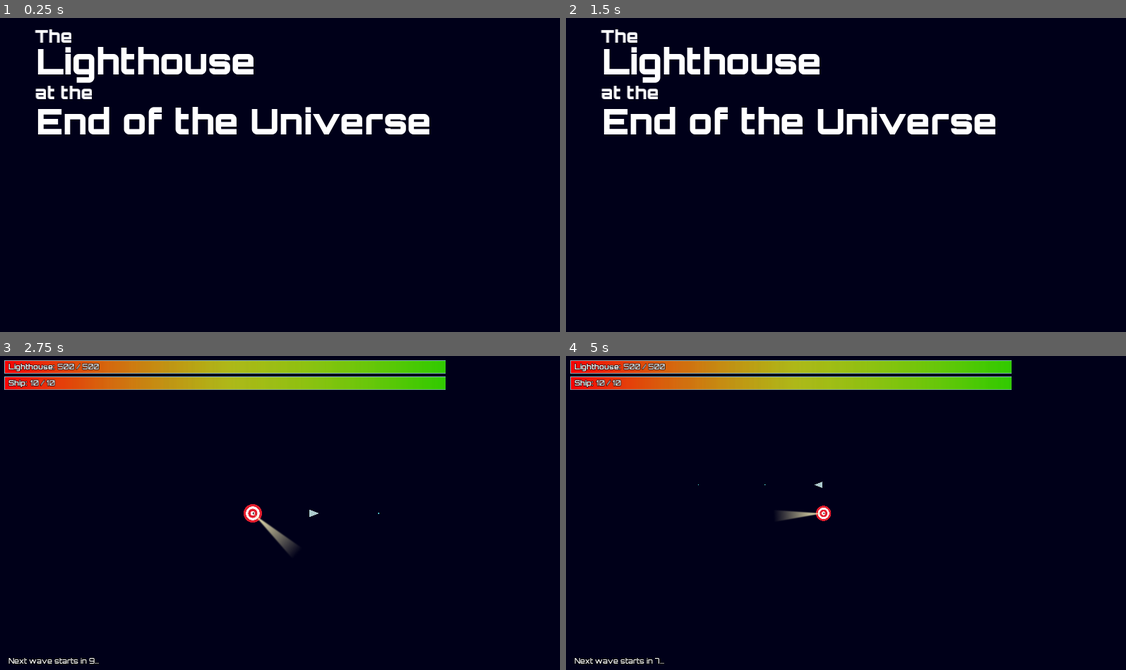
Above: before the commit, frames 1-4 (two rows, left to right).
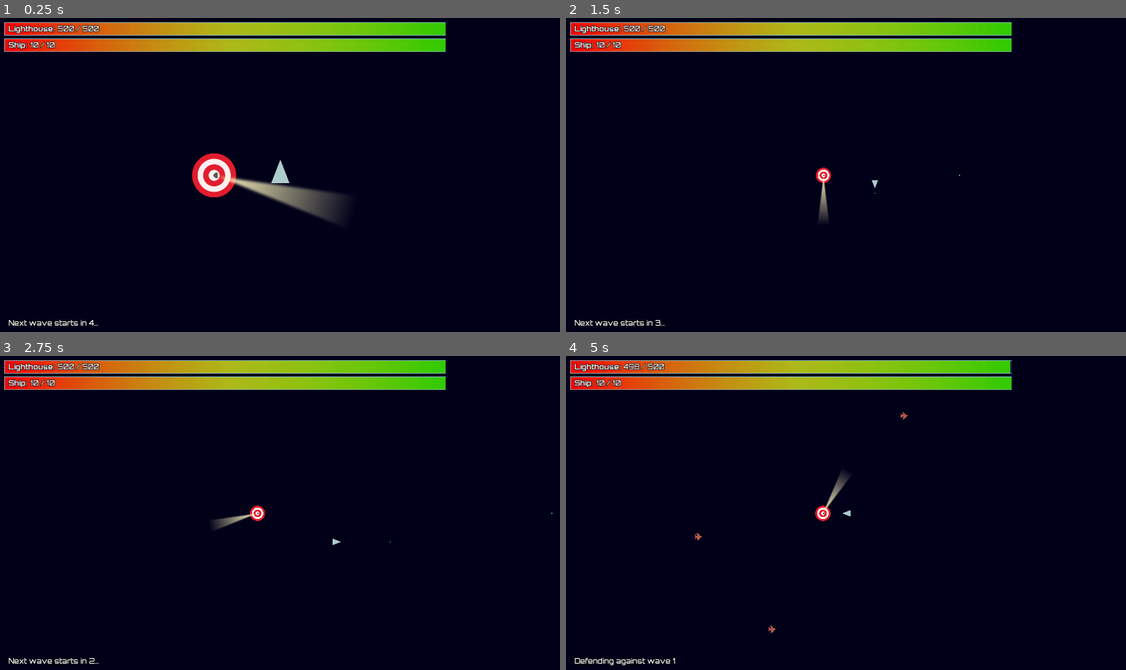
Above: after the commit, the same moments.

Repository: lmbarros/LD46-TheLighthouseAtTheEndOfTheUniverse
Game: Godot game, scene res://screens/PlayfieldScreen.tscn
The game is run twice, just before and just after one commit, with the same random seed, the same clock (stepped at 60 frames per second) and the same inputs. Before the commit the project starts from res://screens/TitleScreen.tscn.
Inputs:
- Up to frame 1 (0.25 s): no input
- Up to frame 2 (1.5 s): tap Enter at 0.5 s; hold Right (moveRight) 0.53-1.28 s; tap Ctrl (fire) at 0.6, 1.35 s; hold Down (moveDown) from 1.28 s (still down)
- Up to frame 3 (2.75 s): release Down (moveDown) at 2.03 s; hold Right (moveRight) from 2.03 s (still down); tap Ctrl (fire) at 2.1 s
- Up to frame 4 (5 s): release Right (moveRight) at 2.78 s; hold Up (moveUp) 2.78-3.53 s; tap Ctrl (fire) at 2.85, 3.6, 4.35 s; hold Left (moveLeft) from 3.53 s (still down)

The runs differ from the first frame. In frame 1, 14% of the frame differs, in the area x 0-80%, y 1-98%; in frame 2, 12%; in frame 3, 0.5%; in frame 4, 0.7%.

Commit message:
Implemented the Kamikaze behavior

Diff:
--- a/src/characters/Kamikaze.gd
+++ b/src/characters/Kamikaze.gd
@@ -3,31 +3,128 @@
 # Time in seconds before attack
 var waitTime := 6.5
 
-enum states { WAIT, ATTACK }
+# CIRCLE is "circle around the lighthouse". WAIT is "point to the lighthouse and
+# wait a bit". ATTACK is "do a little dance and then attack"
+enum states { CIRCLE, WAIT, ATTACK }
 
-var state = states.WAIT
+var state = states.CIRCLE
 
-# Acceleration when attacking (no speed limit!)
-const ATTACK_ACCELERATION = 50
+# Number of circulations performed
+var numCircles := 0
+
+const ARRIVAL_EPSILON := 20.0
+
+# Acceleration when attacking; max attack speed
+const ATTACK_ACCELERATION := 50
+const MAX_ATTACK_SPEED := 1000
+
+var circleTargetAngle := 0.0
+var circleTargetRadius := 1000.0
+
+# Meanings: 0 = "not attacking"; 1 = "prelude"; 2 = "charging"
+var attackStage := 0
+
+
+func _ready() -> void:
+	doCircle()
+
 
 func processAI(delta: float) -> void:
 	match state:
+		states.CIRCLE:
+			processCircle(delta)
+
 		states.WAIT:
-			_processWait(delta)
+			processWait(delta)
 
 		states.ATTACK:
-			_processAttack(delta)
+			processAttack(delta)
 
 
-func _processWait(delta: float) -> void:
-	waitTime -= delta
-	if waitTime < 0.0:
-		speed = 0.0
-		state = states.ATTACK
+func doCircle() -> void:
+	state = states.CIRCLE
+	numCircles += 1
+	circleTargetRadius = RNG.uniform(400, 1000)
+	circleTargetAngle = RNG.uniform(0, 2*PI)
 
 
-func _processAttack(delta: float) -> void:
+func doAttack() -> void:
+	speed = 0
+	state = states.ATTACK
+	if !G.gs.lighthouse.isDead:
+		look_at(Vector2(0,0))
+
+
+func doWait() -> void:
+	state = states.WAIT
+	waitTime = RNG.uniform(2.0, 10.0)
+	if !G.gs.lighthouse.isDead:
+		look_at(Vector2(0,0))
+
+
+func decideWhatToDo() -> void:
+	if !G.gs.lighthouse.isDead && RNG.bernoulli(numCircles * 0.2):
+		doAttack()
+	elif RNG.flipCoin():
+		doCircle()
+	else:
+		doWait()
+
+
+# Lighhouse is always on the origin, which simplifies things a bit here.
+func processCircle(delta: float) -> void:
+	var dest := polar2cartesian(circleTargetRadius, circleTargetAngle)
+
+	if dest.distance_squared_to(position) < ARRIVAL_EPSILON:
+		decideWhatToDo()
+		return
+
+	var currPolarPos := cartesian2polar(position.x, position.y)
+	var currRadius := currPolarPos.x
+	var currAngle := currPolarPos.y
+
+	var deltaRadius := circleTargetRadius - currRadius
+	var deltaAngle := circleTargetAngle - currAngle
+
+	while deltaAngle < 0:
+		deltaAngle += 2*PI
+
+	while deltaAngle >= 2*PI:
+		deltaAngle -= 2*PI
+
+	var target := polar2cartesian(
+		currRadius + deltaRadius * delta * 5,
+		currAngle + deltaAngle * delta * 2*PI/5
+	)
+
+	var vel = (target - position).normalized() * delta * speed
+	moveAndCollide(vel)
+
+
+func processWait(delta: float) -> void:
+	waitTime -= delta
+	if waitTime <= 0.0:
+		decideWhatToDo()
+
+
+func processAttack(delta: float) -> void:
+	if attackStage == 1:
+		return
+
+	if attackStage == 0:
+		attackStage = 1
+		for i in range(7):
+			SM.playUFO1()
+			yield(get_tree().create_timer(2.0/(i+1)), "timeout")
+			if G.gs.lighthouse.isDead:
+				attackStage = 0
+				decideWhatToDo()
+				return
+		attackStage = 2
+
 	speed += ATTACK_ACCELERATION * delta
+	speed = min(speed, MAX_ATTACK_SPEED)
+
 	var lh = G.gs.lighthouse
 	var vel = (lh.global_position - global_position).normalized()
 	vel *= speed
--- a/src/characters/Lighthouse.gd
+++ b/src/characters/Lighthouse.gd
@@ -2,7 +2,7 @@
 
 var maxHealth := 500.0
 var health := maxHealth
-
+var isDead := false
 
 # Suffers damage, maybe dies.
 func sufferDamage(damage: float) -> void:
@@ -14,6 +14,7 @@
 
 # Dies. Triggers game over.
 func die() -> void:
+	isDead = true
 	visible = false
 	collision_layer = 0
 	collision_mask = 0
--- a/src/project.godot
+++ b/src/project.godot
@@ -39,7 +39,7 @@
 [application]
 
 config/name="The Lighthouse at the End of the Universe"
-run/main_scene="res://screens/TitleScreen.tscn"
+run/main_scene="res://screens/PlayfieldScreen.tscn"
 boot_splash/image="res://splash.png"
 config/icon="res://icon.png"
 
--- a/src/scripts/GameState.gd
+++ b/src/scripts/GameState.gd
@@ -18,7 +18,7 @@
 var isGamingOver := false
 
 # Time between waves, in seconds.
-const WAVE_INTERVAL := 10.0
+const WAVE_INTERVAL := 5.0
 
 # The current (or next) wave
 var waveNumber: int = 1
Not shown, changed: README.md
